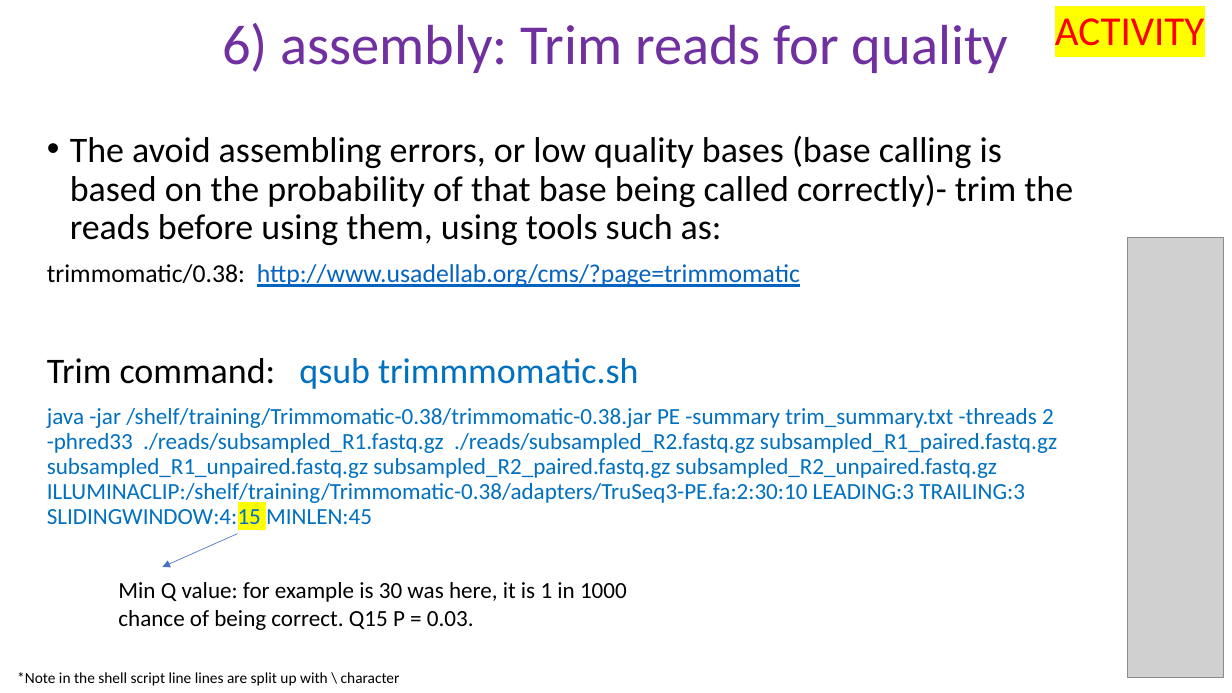
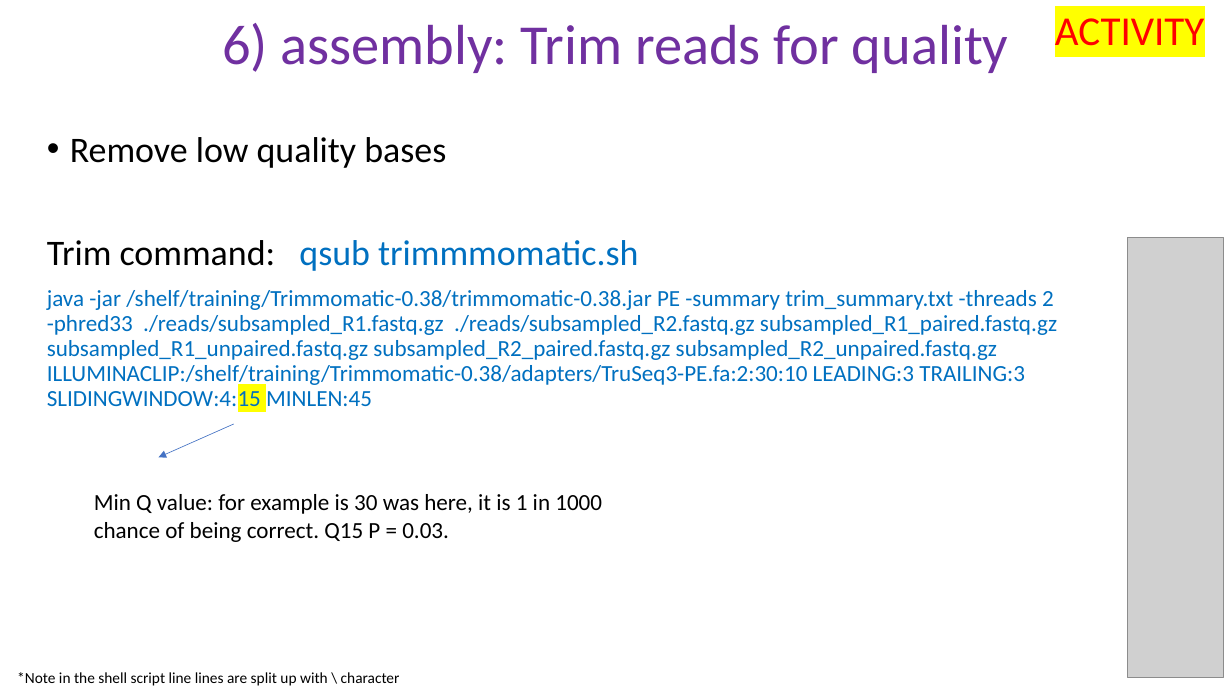
Before and after one commit to peterthorpe5/genome_assembly_workshop, a slide deck: slide 11 of powerpoint/6_assembly.pptx (slide 9 before the commit). Drawn at 1232x693 pixels with LibreOffice and Linux fonts; fonts in the diff are those of the drawing; grey boxes stand for pictures. Boxes give left, top, right and bottom in pixels: in the first picture for what was removed or moved away, otherwise in the second. Text is boxed around its words. In the diff, an @@ line names an element or a change of style, - is before the commit and + after.

```diff
--- a/powerpoint/6_assembly.pptx
+++ b/powerpoint/6_assembly.pptx
@@ text at (x1=70, y1=137, x2=446, y2=168): text changed @@
-• The avoid assembling errors, or low quality bases (base calling is based on the probability of that base being called correctly)- trim the reads before using them, using tools such as:
-trimmomatic/0.38: http://www.usadellab.org/cms/?page=trimmomatic
+• Remove low quality bases
@@ arrow moved from (238, 534) - (163, 567) to (234, 424) - (159, 457) @@
@@ text "Min Q value: for example ..." moved from (x1=118, y1=582, x2=627, y2=630) to (x1=94, y1=494, x2=602, y2=542) @@
```
Also in this commit, not shown: 12 other slides changed, 8 slides added.
